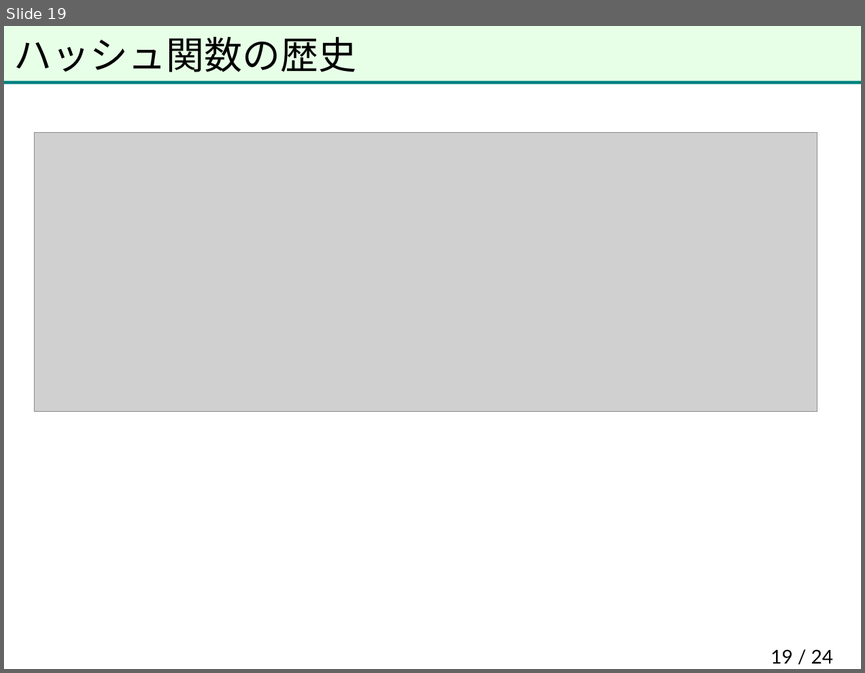
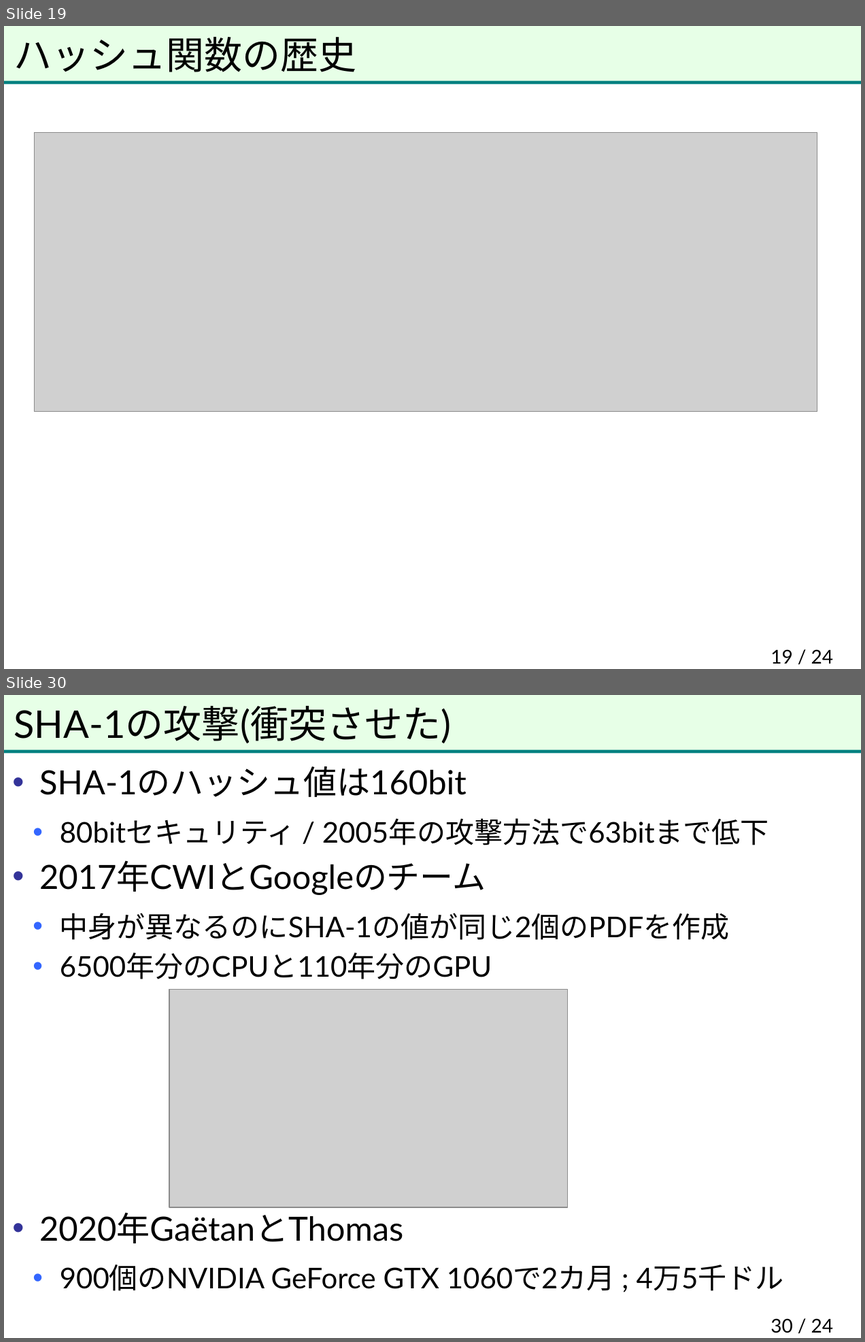
Before and after one commit to herumi/anninbon, a slide deck: lec/anninbon6.pptx. Shown one above the other, each under a label of ours: slide 19 before the commit, slides 19 and 30 after it; the slides between them are not shown. The pictures are 865x673 and 865x1342 pixels, drawn with LibreOffice and Linux fonts; fonts in the diff are those of the drawing; grey boxes stand for pictures; background and template pictures are left out. Boxes give left, top, right and bottom in pixels: in the first picture for what was removed or moved away, otherwise in the second. Text is boxed around its words. In the diff, an @@ line names an element or a change of style, - is before the commit and + after.

```diff
--- a/lec/anninbon6.pptx
+++ b/lec/anninbon6.pptx
@@ slide 30 added at (4,695,861,1338), background #FFFFFF; not listed: 2 template elements that a slide beside it also shows @@
@@ title added at (14,706,451,743), 32 pt, text #000000 @@
+SHA-1の攻撃(衝突させた)
@@ text added at (39,766,784,1291), 24 pt, text #000000 @@
+• SHA-1のハッシュ値は160bit
+  • 80bitセキュリティ / 2005年の攻撃方法で63bitまで低下
+• 2017年CWIとGoogleのチーム
+  • 中身が異なるのにSHA-1の値が同じ2個のPDFを作成
+  • 6500年分のCPUと110年分のGPU
+• 2020年GaëtanとThomas
+  • 900個のNVIDIA GeForce GTX 1060で2カ月 ; 4万5千ドル
@@ picture added at (169,989,568,1207) @@
@@ page number added at (770,1318,833,1333), 16 pt, text #000000 @@
+30 / 24
```
Also in this commit, not shown: 1 slide changed, 10 other slides added.
